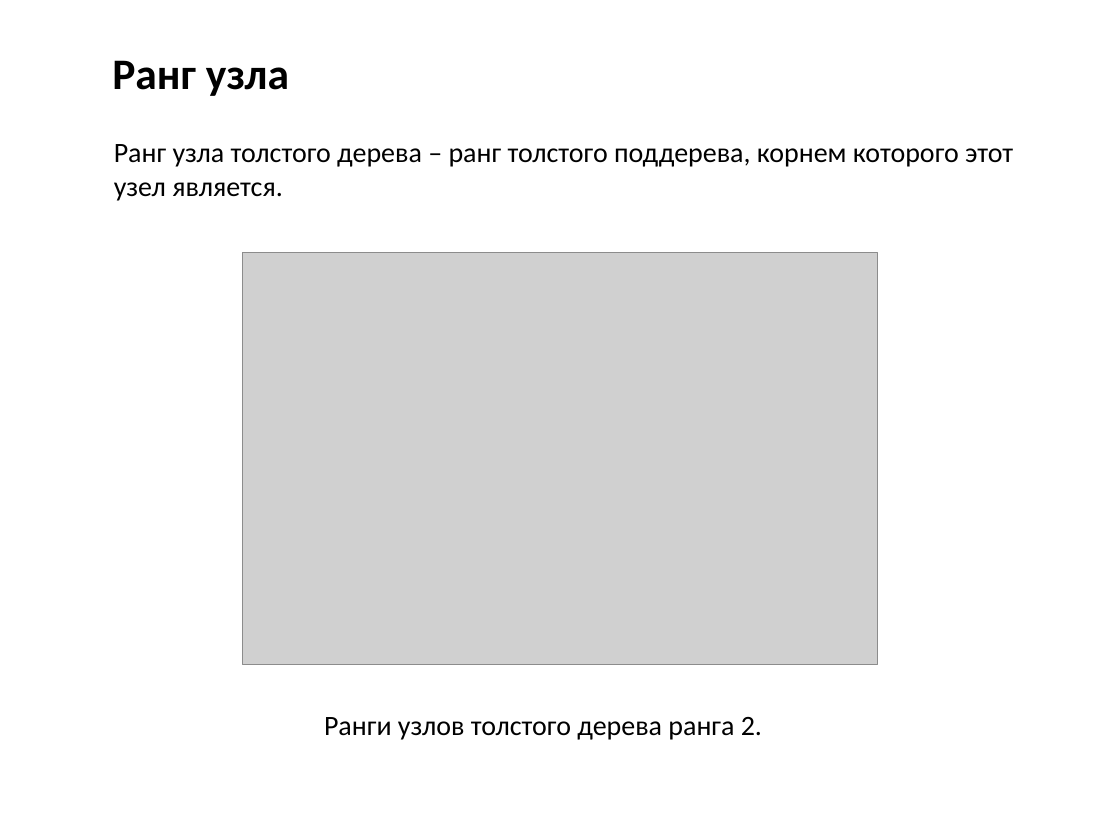
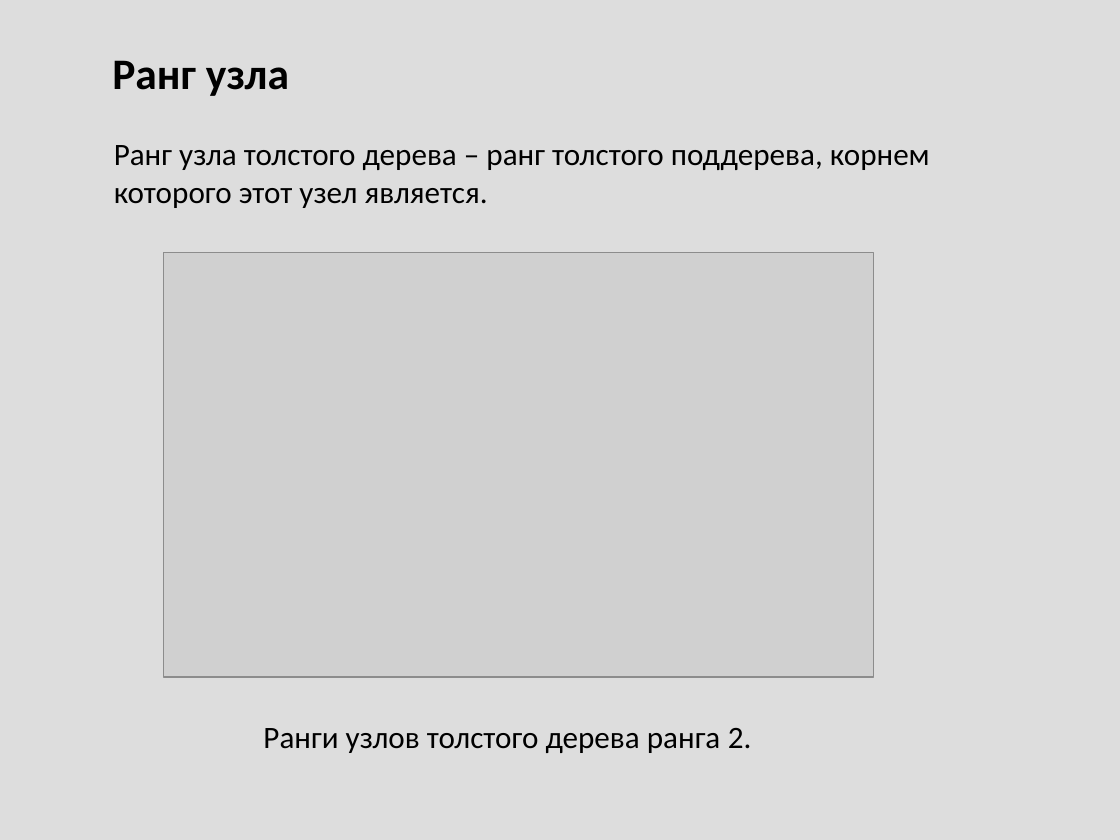
Before and after one commit to Mustang98/ThickHeap, a slide deck: slide 5 of ThickHeap_Presentation.ppsx (slide 4 before the commit). Drawn at 1120x840 pixels with LibreOffice and Linux fonts; fonts in the diff are those of the drawing; grey boxes stand for pictures. Boxes give left, top, right and bottom in pixels: in the first picture for what was removed or moved away, otherwise in the second. Text is boxed around its words. In the diff, an @@ line names an element or a change of style, - is before the commit and + after.

```diff
--- a/ThickHeap_Presentation.ppsx
+++ b/ThickHeap_Presentation.ppsx
@@ background #FFFFFF to #DDDDDD @@
@@ text "Ранг узла толстого дерева – ..." at (x1=114, y1=145, x2=930, y2=208): size 18 to 20 pt @@
@@ picture resized from (x1=243, y1=252, x2=878, y2=664) to (x1=164, y1=252, x2=874, y2=676) @@
@@ text "Ранги узлов толстого дерева ранга ..." at (x1=263, y1=728, x2=752, y2=753): size 18 to 20 pt @@
@@ text "Ранги узлов толстого дерева ранга ..." moved from (x1=324, y1=717, x2=762, y2=740) to (x1=263, y1=728, x2=752, y2=753) @@
```
Also in this commit, not shown: 15 other slides changed, 31 slides added, 2 slides removed, 2 other files.
